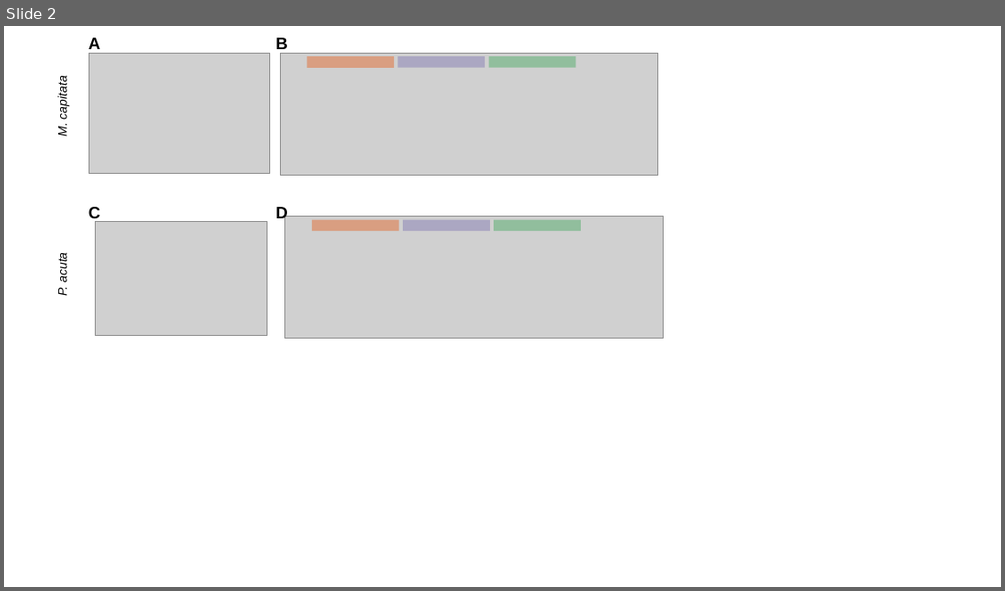
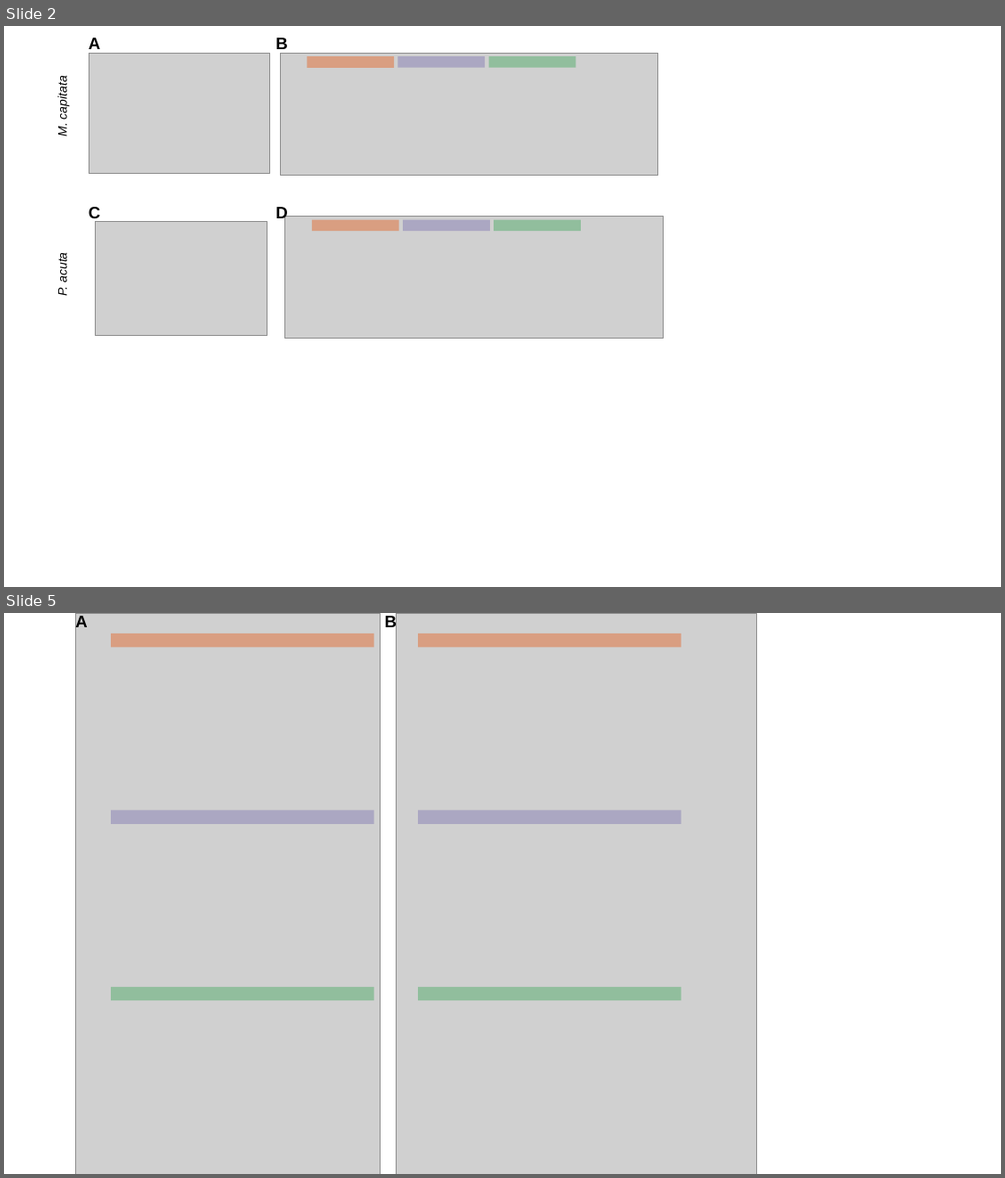
Before and after one commit to hputnam/Meth_Compare, a slide deck: analyses/Coverage_analysis/Genome_CpG_coverage_analysis.pptx. Shown one above the other, each under a label of ours: slide 2 before the commit, slides 2 and 5 after it; the slides between them are not shown. The pictures are 1005x591 and 1005x1178 pixels, drawn with LibreOffice and Linux fonts; fonts in the diff are those of the drawing; grey boxes stand for pictures. Boxes give left, top, right and bottom in pixels: in the first picture for what was removed or moved away, otherwise in the second. Text is boxed around its words. In the diff, an @@ line names an element or a change of style, - is before the commit and + after.

```diff
--- a/analyses/Coverage_analysis/Genome_CpG_coverage_analysis.pptx
+++ b/analyses/Coverage_analysis/Genome_CpG_coverage_analysis.pptx
@@ slide 5 added at (x1=4, y1=613, x2=1001, y2=1174), background #FFFFFF @@
@@ text added at (x1=75, y1=615, x2=87, y2=632), 16 pt, text #000000, bold @@
+A
@@ picture added at (x1=76, y1=613, x2=380, y2=1174) @@
@@ rectangle added at (x1=111, y1=633, x2=374, y2=647), fill #E7540C at 40% opacity @@
@@ text added at (x1=385, y1=615, x2=396, y2=632), 16 pt, text #000000, bold @@
+B
@@ picture added at (x1=396, y1=613, x2=756, y2=1174) @@
@@ rectangle added at (x1=418, y1=633, x2=681, y2=647), fill #E7540C at 40% opacity @@
@@ rectangle added at (x1=111, y1=810, x2=374, y2=823), fill #746AAE at 40% opacity @@
@@ rectangle added at (x1=418, y1=810, x2=681, y2=823), fill #746AAE at 40% opacity @@
@@ rectangle added at (x1=111, y1=987, x2=374, y2=1000), fill #34A352 at 40% opacity @@
@@ rectangle added at (x1=418, y1=987, x2=681, y2=1000), fill #34A352 at 40% opacity @@
```
Also in this commit, not shown: 1 slide changed, 1 other slide added, 11 other files.
